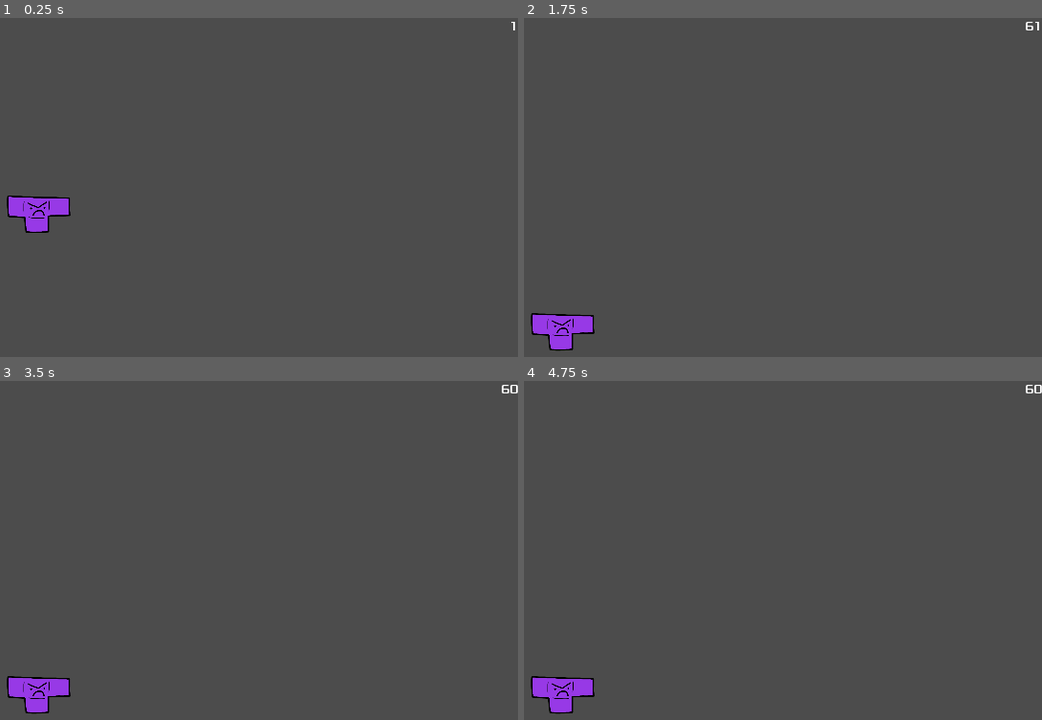
Above: before the commit, frames 1-4 (two rows, left to right).
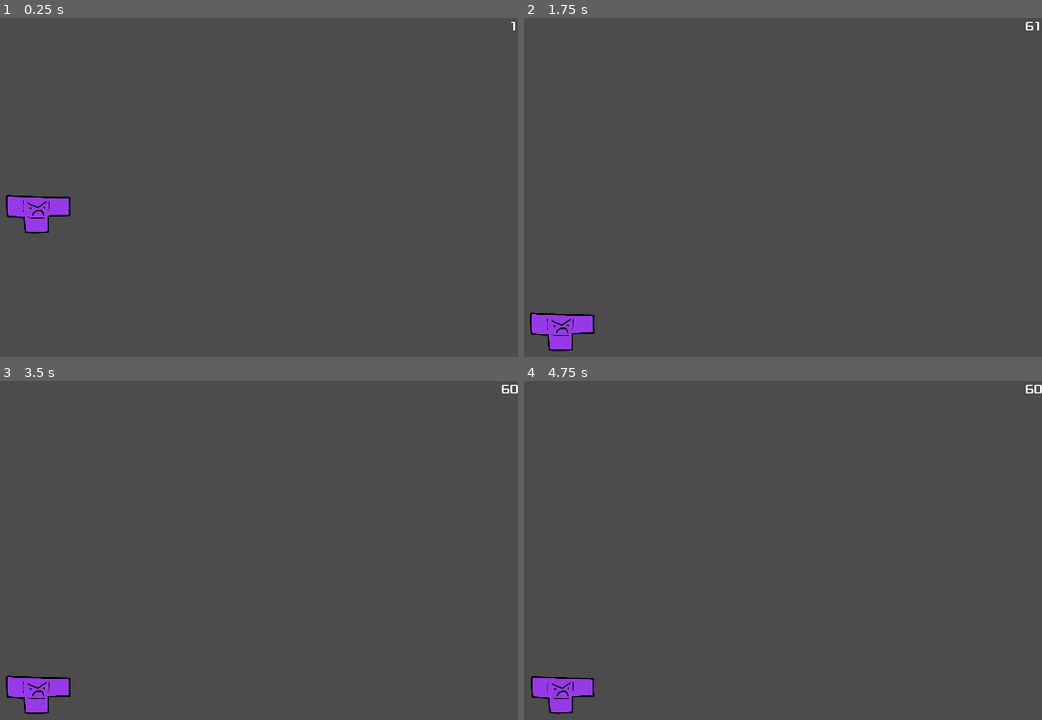
Above: after the commit, the same moments.

Repository: JustinShetty/TetrisFighterZ
Game: Godot game, scene res://Main.tscn
The game is run twice, just before and just after one commit, with the same random seed, the same clock (stepped at 60 frames per second) and the same inputs.
Inputs:
- Up to frame 1 (0.25 s): no input
- Up to frame 2 (1.75 s): no input
- Up to frame 3 (3.5 s): tap Enter at 2.75 s
- Up to frame 4 (4.75 s): no input

The runs differ from the first frame. In frame 1, 0.1% of the frame differs, in the area x 1-14%, y 52-64%; in frame 2, 0.1%, in the area x 1-14%, y 86-99%; in frame 3, 0.1%; in frame 4, nothing differs.

Commit message:
fix merge that broke everything

Diff:
--- a/player/Player.tscn
+++ b/player/Player.tscn
@@ -620,5 +620,6 @@
 [node name="AnimationTree" type="AnimationTree" parent="."]
 tree_root = SubResource( 37 )
 anim_player = NodePath("../AnimationPlayer")
-parameters/playback = SubResource( 22 )
+active = true
+parameters/playback = SubResource( 38 )
 [connection signal="screen_exited" from="VisibilityNotifier2D" to="." method="_on_VisibilityNotifier2D_screen_exited"]
